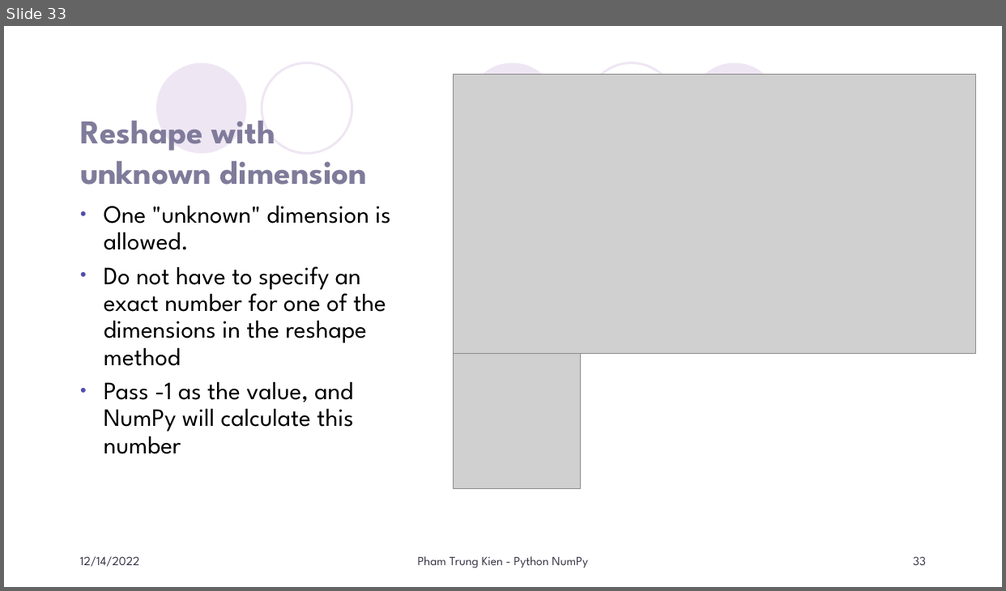
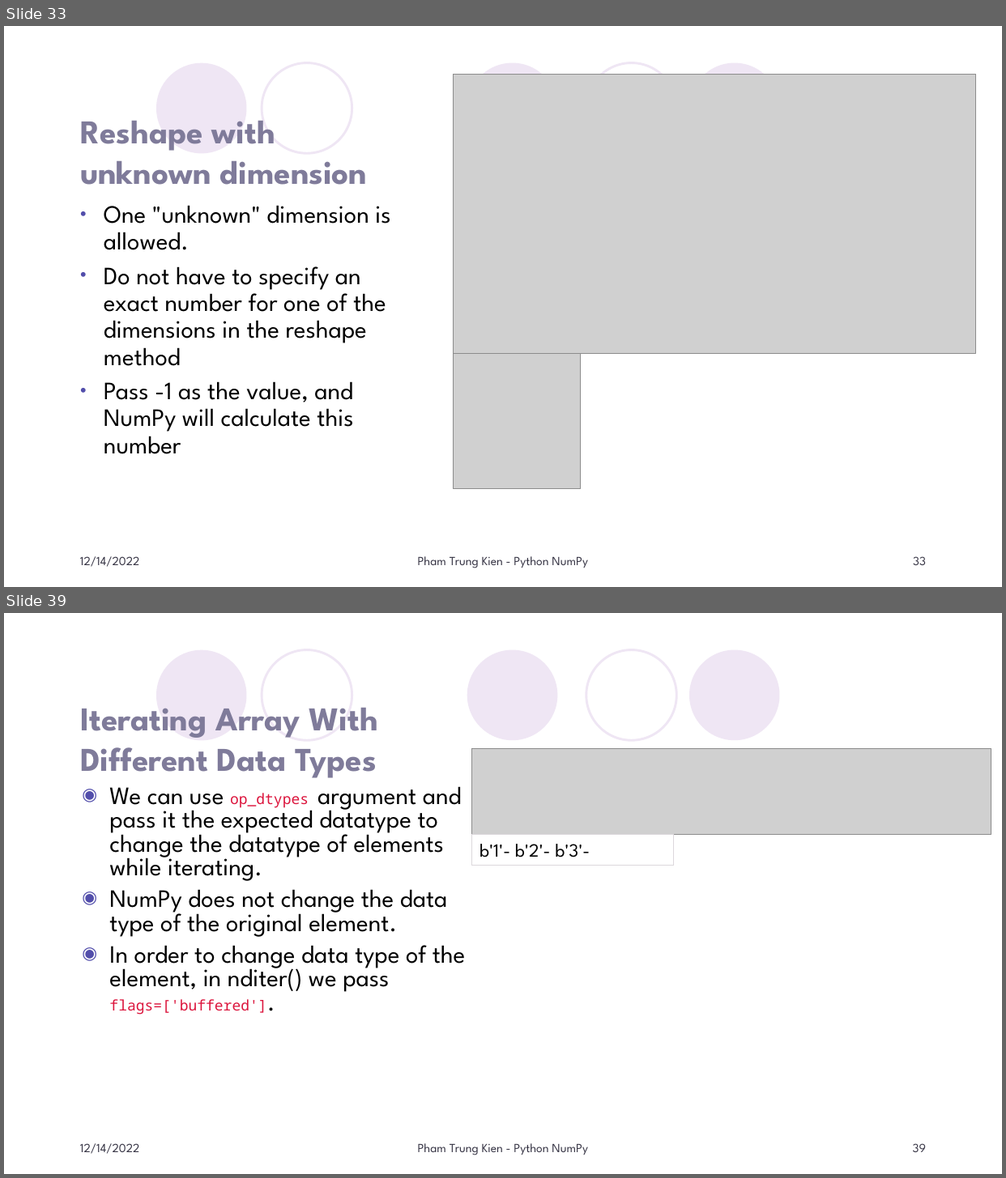
Before and after one commit to KienPham2607/MyLittlePy, a slide deck: PyThon/GetStarted/Numpy/Doc/Python NumPy.pptx. Shown one above the other, each under a label of ours: slide 33 before the commit, slides 33 and 39 after it; the slides between them are not shown. The pictures are 1006x591 and 1006x1178 pixels, drawn with LibreOffice and Linux fonts; fonts in the diff are those of the drawing; grey boxes stand for pictures; background and template pictures are left out. Boxes give left, top, right and bottom in pixels: in the first picture for what was removed or moved away, otherwise in the second. Text is boxed around its words. In the diff, an @@ line names an element or a change of style, - is before the commit and + after.

```diff
--- a/PyThon/GetStarted/Numpy/Doc/Python NumPy.pptx
+++ b/PyThon/GetStarted/Numpy/Doc/Python NumPy.pptx
@@ slide 39 added at [4, 613, 1002, 1174], background #FFFFFF; not listed: 5 template elements that a slide beside it also shows @@
@@ title added at [80, 708, 378, 778], 32 pt, text #7F7B9A, bold @@
+Iterating Array With Different Data Types
@@ picture added at [473, 748, 991, 835] @@
@@ text added at [109, 786, 465, 1015], 24 pt, text #000000 @@
+◉ We can use op_dtypes argument and pass it the expected datatype to change the datatype of elements while iterating.
+◉ NumPy does not change the data type of the original element.
+◉ In order to change data type of the element, in nditer() we pass flags=['buffered'].
@@ rectangle added at [473, 835, 674, 865], outline #DCD8DC 0.75 pt, 18 pt, text #000000 @@
+b'1'- b'2'- b'3'-
@@ text added at [80, 1144, 140, 1154], 12 pt, text #373545 @@
+12/14/2022
@@ text added at [418, 1144, 588, 1156], 12 pt, text #373545 @@
+Pham Trung Kien - Python NumPy
@@ page number added at [913, 1144, 926, 1152], 12 pt, text #373545 @@
+39
```
Also in this commit, not shown: 1 slide changed, 17 other slides added, 51 other files.
